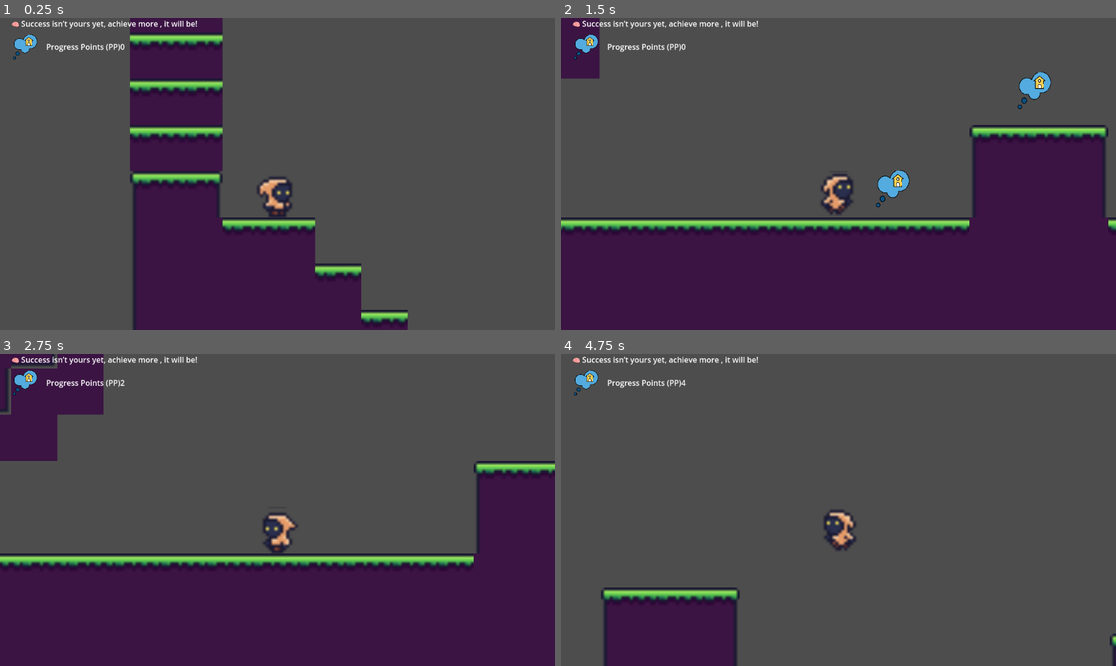
Above: before the commit, frames 1-4 (two rows, left to right).
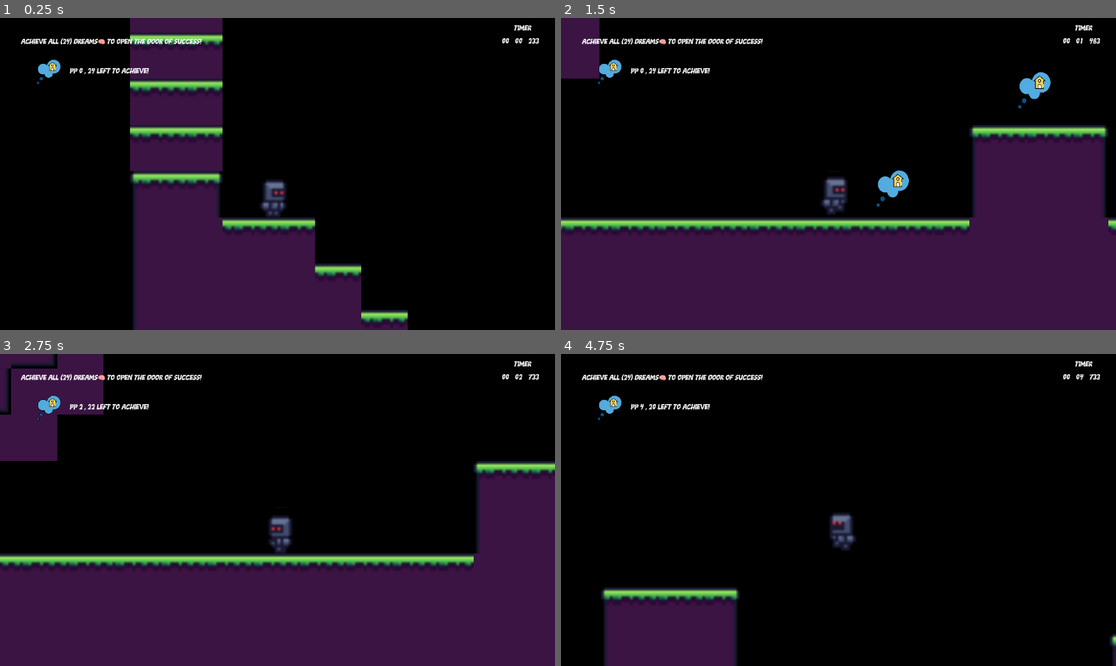
Above: after the commit, the same moments.

Repository: Muganwa-rogers/Dream-catcher
Game: Godot game, scene res://assets/Scenes/gameplay.tscn
Same seed, same stepped clock (60 frames per second), same inputs: the game is played once before the commit and once after it.
Inputs:
- Up to frame 1 (0.25 s): no input
- Up to frame 2 (1.5 s): tap Enter at 0.5 s; hold Right (move_right) from 0.53 s (still down); tap Up (jump) at 0.77 s
- Up to frame 3 (2.75 s): tap Up (jump) at 1.52 s; release Right (move_right) at 2.03 s; hold Left (move_left) from 2.03 s (still down)
- Up to frame 4 (4.75 s): release Left (move_left) at 2.78 s; hold Right (move_right) 2.78-4.28 s; tap Up (jump) at 3.02, 3.77, 4.52 s; hold Left (move_left) from 4.28 s (still down)

The runs differ from the first frame. In frame 1, 76% of the frame differs, in the area x 0-100%, y 0-100%; in frame 2, 55%; in frame 3, 56%; in frame 4, 94%.

Commit message:
10hr update

Diff:
--- a/assets/Scenes/Areas/area_1.tscn
+++ b/assets/Scenes/Areas/area_1.tscn
@@ -1,6 +1,7 @@
-[gd_scene load_steps=10 format=3 uid="uid://igj04kuyut4s"]
+[gd_scene load_steps=13 format=3 uid="uid://igj04kuyut4s"]
 
 [ext_resource type="PackedScene" uid="uid://cy3kygkkoavyd" path="res://assets/Scenes/Area_Functionality/area_template.tscn" id="1_ombtw"]
+[ext_resource type="Script" uid="uid://cqmh1fif1ggxn" path="res://assets/Scripts/area_1.gd" id="2_a8a26"]
 [ext_resource type="PackedScene" uid="uid://dk0igab3n2ani" path="res://assets/Scenes/large_movingplatform.tscn" id="2_ts3mw"]
 [ext_resource type="PackedScene" uid="uid://jh87piah53r4" path="res://assets/Scenes/dream.tscn" id="3_a8a26"]
 
@@ -46,7 +47,18 @@
 }
 point_count = 2
 
-[node name="Area2" instance=ExtResource("1_ombtw")]
+[sub_resource type="Curve2D" id="Curve2D_22e56"]
+resource_local_to_scene = true
+_data = {
+"points": PackedVector2Array(0, 0, 0, 0, 0, 0, 0, 0, 0, 0, 0, -48)
+}
+point_count = 2
+
+[sub_resource type="RectangleShape2D" id="RectangleShape2D_22e56"]
+size = Vector2(1174, 1304)
+
+[node name="Area1" instance=ExtResource("1_ombtw")]
+script = ExtResource("2_a8a26")
 
 [node name="PlayerStartPosition" parent="." index="0"]
 position = Vector2(93, -189)
@@ -57,7 +69,7 @@
 layer_1/tile_data = PackedInt32Array(65581, 65536, 0, 65582, 65536, 0, 65583, 65536, 0, 65584, 65536, 0)
 
 [node name="Area(exit)" parent="TileMap" index="2"]
-position = Vector2(888, -288)
+position = Vector2(877, -349)
 
 [node name="Large_movingplatform3" parent="Moving_platons" index="0" instance=ExtResource("2_ts3mw")]
 position = Vector2(368, -104)
@@ -82,6 +94,10 @@
 [node name="Large_movingplatform2" parent="Moving_platons" index="5" instance=ExtResource("2_ts3mw")]
 position = Vector2(493, 1)
 curve = SubResource("Curve2D_a8a26")
+
+[node name="Large_movingplatform7" parent="Moving_platons" index="6" instance=ExtResource("2_ts3mw")]
+position = Vector2(919, -260)
+curve = SubResource("Curve2D_22e56")
 
 [node name="Dream-pickup" parent="." index="3"]
 position = Vector2(193, -67)
@@ -157,3 +173,12 @@
 
 [node name="Dream24" parent="Dream-pickup" index="23" instance=ExtResource("3_a8a26")]
 position = Vector2(794, 44)
+
+[node name="KillZone" type="Area2D" parent="." index="4"]
+position = Vector2(306, 169)
+
+[node name="CollisionShape2D" type="CollisionShape2D" parent="KillZone" index="0"]
+position = Vector2(269, 634)
+shape = SubResource("RectangleShape2D_22e56")
+
+[connection signal="body_entered" from="KillZone" to="." method="_on_kill_zone_body_entered"]
--- a/assets/Scenes/Areas/area_2.tscn
+++ b/assets/Scenes/Areas/area_2.tscn
@@ -1,8 +1,10 @@
-[gd_scene load_steps=9 format=3 uid="uid://byrwhqgdleuav"]
+[gd_scene load_steps=12 format=3 uid="uid://byrwhqgdleuav"]
 
 [ext_resource type="PackedScene" uid="uid://cy3kygkkoavyd" path="res://assets/Scenes/Area_Functionality/area_template.tscn" id="1_o5th6"]
 [ext_resource type="PackedScene" uid="uid://dk0igab3n2ani" path="res://assets/Scenes/large_movingplatform.tscn" id="2_nra4i"]
+[ext_resource type="Script" uid="uid://dv7ykjbcehiux" path="res://assets/Scripts/area_2.gd" id="2_td6vx"]
 [ext_resource type="PackedScene" uid="uid://jh87piah53r4" path="res://assets/Scenes/dream.tscn" id="3_0d518"]
+[ext_resource type="Script" uid="uid://pymglqrtjc8k" path="res://assets/Scripts/area_exit.gd" id="5_d6vg0"]
 
 [sub_resource type="Curve2D" id="Curve2D_td6vx"]
 resource_local_to_scene = true
@@ -35,18 +37,23 @@
 [sub_resource type="Curve2D" id="Curve2D_gpljk"]
 resource_local_to_scene = true
 _data = {
-"points": PackedVector2Array(0, 0, 0, 0, 0, 0, 0, 0, 0, 0, 0, 0)
+"points": PackedVector2Array(0, 0, 0, 0, 2, 9, 0, 0, 0, 0, 7, -43)
 }
 point_count = 2
 
+[sub_resource type="RectangleShape2D" id="RectangleShape2D_td6vx"]
+size = Vector2(1295, 100)
+
 [node name="Area-Template" instance=ExtResource("1_o5th6")]
+script = ExtResource("2_td6vx")
 
 [node name="PlayerStartPosition" parent="." index="0"]
-position = Vector2(-52, -48)
+position = Vector2(-63, -48)
 
 [node name="TileMap" parent="." index="1"]
 position = Vector2(117, 1)
-layer_0/tile_data = PackedInt32Array(65534, 196608, 7, 65535 …(6002 unchanged characters)… , 851991, 131072, 5, 917527, 131072, 6, 917523, 196608, 7, 917524, 196608, 7, 1310746, 65536, 5, 1310747, 65536, 6, 12 …(3999 unchanged characters)…
+layer_0/tile_data = PackedInt32Array(65534, 196608, 7, 65535 …(6002 unchanged characters)… , 851991, 131072, 5, 917527, 131072, 6, 1310746, 65536, 5, 1310747, 65536, 6, 12 …(3999 unchanged characters)…
+layer_1/tile_data = PackedInt32Array(917523, 196608, 3, 917524, 196608, 3)
 
 [node name="Area(exit)" parent="TileMap" index="2"]
 position = Vector2(744, 327)
@@ -145,3 +152,14 @@
 
 [node name="Dream24" parent="Dream-pickup" index="23" instance=ExtResource("3_0d518")]
 position = Vector2(492, -19)
+
+[node name="KillZone" type="Area2D" parent="." index="4"]
+position = Vector2(415, 512)
+script = ExtResource("5_d6vg0")
+metadata/_custom_type_script = "uid://pymglqrtjc8k"
+
+[node name="CollisionShape2D" type="CollisionShape2D" parent="KillZone" index="0"]
+position = Vector2(14, 77)
+shape = SubResource("RectangleShape2D_td6vx")
+
+[connection signal="body_entered" from="KillZone" to="." method="_on_kill_zone_body_entered"]
--- a/assets/Scenes/UI/game_over.tscn
+++ b/assets/Scenes/UI/game_over.tscn
@@ -1,7 +1,39 @@
-[gd_scene load_steps=3 format=3 uid="uid://dpppblel2xbjy"]
+[gd_scene load_steps=8 format=3 uid="uid://dpppblel2xbjy"]
 
-[ext_resource type="Texture2D" uid="uid://cvsf5nk3ns8bf" path="res://assets/Scenes/Review/life.jpeg" id="1_fe61t"]
 [ext_resource type="Script" uid="uid://dw6kgpg5aq8ur" path="res://assets/Scripts/game_over.gd" id="1_y36ab"]
+[ext_resource type="FontFile" uid="uid://chwi5f5s0jx6o" path="res://assets/Fonts/breakdown_pg/Breakdown PG Bold.otf" id="2_ln0vh"]
+[ext_resource type="FontFile" uid="uid://bbgkv4e7cpqrk" path="res://assets/Fonts/breakdown_pg/Breakdown PG Italic.otf" id="3_0ajvt"]
+[ext_resource type="FontFile" uid="uid://djrt313ovpqgb" path="res://assets/Fonts/breakdown_pg/Breakdown PG.otf" id="4_yw8xn"]
+
+[sub_resource type="StyleBoxFlat" id="StyleBoxFlat_ln0vh"]
+bg_color = Color(0.6, 0.0980392, 0.6, 1)
+corner_radius_top_left = 18
+corner_radius_top_right = 16
+corner_radius_bottom_right = 16
+corner_radius_bottom_left = 16
+shadow_color = Color(0.6, 0.0980392, 0.6, 0.576471)
+shadow_size = 10
+shadow_offset = Vector2(0, 3.15)
+
+[sub_resource type="StyleBoxFlat" id="StyleBoxFlat_0ajvt"]
+bg_color = Color(0.6, 0.0980392, 0.6, 1)
+corner_radius_top_left = 18
+corner_radius_top_right = 16
+corner_radius_bottom_right = 16
+corner_radius_bottom_left = 16
+shadow_color = Color(0.6, 0.0980392, 0.6, 0.576471)
+shadow_size = 10
+shadow_offset = Vector2(0, 3.15)
+
+[sub_resource type="StyleBoxFlat" id="StyleBoxFlat_yw8xn"]
+bg_color = Color(0.6, 0.0980392, 0.6, 1)
+corner_radius_top_left = 18
+corner_radius_top_right = 16
+corner_radius_bottom_right = 16
+corner_radius_bottom_left = 16
+shadow_color = Color(0.6, 0.0980392, 0.6, 0.576471)
+shadow_size = 10
+shadow_offset = Vector2(0, 3.15)
 
 [node name="GameOver" type="Control"]
 layout_mode = 3
@@ -12,11 +44,6 @@
 grow_vertical = 2
 script = ExtResource("1_y36ab")
 
-[node name="Life" type="Sprite2D" parent="."]
-position = Vector2(576, 152)
-scale = Vector2(1.54891, 1.51359)
-texture = ExtResource("1_fe61t")
-
 [node name="GOLabel" type="Label" parent="."]
 layout_mode = 1
 anchors_preset = 8
@@ -24,14 +51,34 @@
 anchor_top = 0.5
 anchor_right = 0.5
 anchor_bottom = 0.5
-offset_left = -120.0
-offset_top = -4.0
-offset_right = 132.0
-offset_bottom = 63.0
+offset_left = -127.0
+offset_top = -112.0
+offset_right = 125.0
+offset_bottom = -45.0
 grow_horizontal = 2
 grow_vertical = 2
 theme_override_colors/font_color = Color(0.854902, 0.345098, 0.686275, 1)
 theme_override_colors/font_shadow_color = Color(1, 0.466667, 0.815686, 1)
+theme_override_fonts/font = ExtResource("2_ln0vh")
+theme_override_font_sizes/font_size = 97
+text = "DREAM CATHER"
+
+[node name="GOLabel2" type="Label" parent="."]
+layout_mode = 1
+anchors_preset = 8
+anchor_left = 0.5
+anchor_top = 0.5
+anchor_right = 0.5
+anchor_bottom = 0.5
+offset_left = -114.0
+offset_top = 48.0
+offset_right = 138.0
+offset_bottom = 115.0
+grow_horizontal = 2
+grow_vertical = 2
+theme_override_colors/font_color = Color(0.854902, 0.345098, 0.686275, 1)
+theme_override_colors/font_shadow_color = Color(1, 0.466667, 0.815686, 1)
+theme_override_fonts/font = ExtResource("3_0ajvt")
 theme_override_font_sizes/font_size = 48
 text = "Game over"
 
@@ -42,27 +89,36 @@
 anchor_top = 0.5
 anchor_right = 0.5
 anchor_bottom = 0.5
-offset_left = -96.0
-offset_top = 84.0
-offset_right = 117.0
-offset_bottom = 188.0
+offset_left = -146.0
+offset_top = 153.0
+offset_right = 175.0
+offset_bottom = 308.0
 grow_horizontal = 2
 grow_vertical = 2
 
+[node name="Quit" type="Button" parent="VBoxContainer"]
+layout_mode = 2
+theme_override_colors/font_outline_color = Color(0.976471, 0.662745, 0.854902, 1)
+theme_override_colors/font_color = Color(0.996078, 0.662745, 0.870588, 1)
+theme_override_fonts/font = ExtResource("4_yw8xn")
+theme_override_font_sizes/font_size = 30
+theme_override_styles/hover = SubResource("StyleBoxFlat_ln0vh")
+theme_override_styles/pressed = SubResource("StyleBoxFlat_0ajvt")
+theme_override_styles/normal = SubResource("StyleBoxFlat_yw8xn")
+text = "Quit Game"
+
 [node name="Restart" type="Button" parent="VBoxContainer"]
 layout_mode = 2
+size_flags_stretch_ratio = 5.3
 theme_override_colors/font_disabled_color = Color(1, 0.635294, 0.87451, 1)
 theme_override_colors/font_hover_pressed_color = Color(1, 0.176471, 0.721569, 1)
 theme_override_colors/font_hover_color = Color(0.996078, 0, 0.635294, 1)
 theme_override_colors/icon_disabled_color = Color(0.980392, 0.686275, 0.862745, 1)
 theme_override_colors/font_outline_color = Color(1, 1, 1, 1)
 theme_override_colors/font_color = Color(1, 0.662745, 0.886275, 1)
+theme_override_fonts/font = ExtResource("4_yw8xn")
 theme_override_font_sizes/font_size = 30
-text = "♻️ Restart"
-
-[node name="Quit" type="Button" parent="VBoxContainer"]
-layout_mode = 2
-theme_override_colors/font_outline_color = Color(0.976471, 0.662745, 0.854902, 1)
-theme_override_colors/font_color = Color(0.996078, 0.662745, 0.870588, 1)
-theme_override_font_sizes/font_size = 30
-text = "🛑 Quit Game"
+theme_override_styles/hover = SubResource("StyleBoxFlat_ln0vh")
+theme_override_styles/pressed = SubResource("StyleBoxFlat_0ajvt")
+theme_override_styles/normal = SubResource("StyleBoxFlat_yw8xn")
+text = "Restart"
--- a/assets/Scenes/UI/hud.tscn
+++ b/assets/Scenes/UI/hud.tscn
@@ -1,9 +1,10 @@
-[gd_scene load_steps=3 format=3 uid="uid://cgxj185lsjjn6"]
+[gd_scene load_steps=4 format=3 uid="uid://cgxj185lsjjn6"]
 
 [ext_resource type="Script" uid="uid://qvuxmqd3lgh2" path="res://assets/Scripts/hud.gd" id="1_5qicn"]
 [ext_resource type="Texture2D" uid="uid://ce07aem13k4q" path="res://assets/Sprites/dream-home.png" id="1_85wyh"]
+[ext_resource type="FontFile" uid="uid://bbgkv4e7cpqrk" path="res://assets/Fonts/breakdown_pg/Breakdown PG Italic.otf" id="3_5lb2a"]
 
-[node name="HUD" type="Control" node_paths=PackedStringArray("dream_label", "portal_label") groups=["hud"]]
+[node name="HUD" type="Control" node_paths=PackedStringArray("dream_label", "portal_label", "timer_label") groups=["hud"]]
 layout_mode = 3
 anchors_preset = 15
 anchor_right = 1.0
@@ -13,13 +14,14 @@
 script = ExtResource("1_5qicn")
 dream_label = NodePath("dreamTexture/dreamLabel")
 portal_label = NodePath("portalLabel")
+timer_label = NodePath("timerLabel")
 
 [node name="dreamTexture" type="TextureRect" parent="."]
 layout_mode = 1
-offset_left = 24.0
-offset_top = 32.0
-offset_right = 96.0
-offset_bottom = 88.0
+offset_left = 73.0
+offset_top = 84.0
+offset_right = 145.0
+offset_bottom = 140.0
 texture = ExtResource("1_85wyh")
 expand_mode = 1
 stretch_mode = 4
@@ -34,11 +36,40 @@
 offset_right = 126.0
 offset_bottom = 11.0
 grow_vertical = 2
+theme_override_fonts/font = ExtResource("3_5lb2a")
 text = "eXp:  00"
 
 [node name="portalLabel" type="Label" parent="."]
 layout_mode = 0
-offset_left = 24.0
-offset_right = 80.0
-offset_bottom = 23.0
+offset_left = 44.0
+offset_top = 39.0
+offset_right = 325.0
+offset_bottom = 62.0
+theme_override_fonts/font = ExtResource("3_5lb2a")
 text = "Near your Dreams Push past your limits....."
+
+[node name="Label" type="Label" parent="."]
+layout_mode = 1
+anchors_preset = 1
+anchor_left = 1.0
+anchor_right = 1.0
+offset_left = -85.0
+offset_top = 11.0
+offset_right = -40.0
+offset_bottom = 34.0
+grow_horizontal = 0
+theme_override_fonts/font = ExtResource("3_5lb2a")
+text = "Timer"
+
+[node name="timerLabel" type="Label" parent="."]
+layout_mode = 1
+anchors_preset = 1
+anchor_left = 1.0
+anchor_right = 1.0
+offset_left = -110.0
+offset_top = 38.0
+offset_right = -28.0
+offset_bottom = 61.0
+grow_horizontal = 0
+theme_override_fonts/font = ExtResource("3_5lb2a")
+text = "00 :00: 000"
--- /dev/null
+++ b/assets/Scenes/UI/main_menu.tscn
@@ -0,0 +1,102 @@
+[gd_scene load_steps=7 format=3 uid="uid://b8djr20js18i2"]
+
+[ext_resource type="Script" uid="uid://car6t88s4x2kt" path="res://assets/Scripts/main_menu.gd" id="1_d5rjg"]
+[ext_resource type="Texture2D" uid="uid://bkekdvb4x5ivy" path="res://bg-game.PNG" id="1_s54kd"]
+[ext_resource type="FontFile" uid="uid://djrt313ovpqgb" path="res://assets/Fonts/breakdown_pg/Breakdown PG.otf" id="2_d5rjg"]
+[ext_resource type="FontFile" uid="uid://chwi5f5s0jx6o" path="res://assets/Fonts/breakdown_pg/Breakdown PG Bold.otf" id="3_yi34u"]
+
+[sub_resource type="StyleBoxTexture" id="StyleBoxTexture_71mab"]
+texture = ExtResource("1_s54kd")
+modulate_color = Color(0.485703, 0.485704, 0.485703, 1)
+
+[sub_resource type="StyleBoxFlat" id="StyleBoxFlat_tptoc"]
+bg_color = Color(0.6, 0.0980392, 0.6, 1)
+corner_radius_top_left = 18
+corner_radius_top_right = 16
+corner_radius_bottom_right = 16
+corner_radius_bottom_left = 16
+shadow_color = Color(0.6, 0.0980392, 0.6, 0.576471)
+shadow_size = 10
+shadow_offset = Vector2(0, 3.15)
+
+[node name="MainMenu" type="Control" groups=["main_menu"]]
+layout_mode = 3
+anchors_preset = 15
+anchor_right = 1.0
+anchor_bottom = 1.0
+grow_horizontal = 2
+grow_vertical = 2
+script = ExtResource("1_d5rjg")
+
+[node name="Panel" type="Panel" parent="."]
+layout_mode = 1
+anchors_preset = 15
+anchor_right = 1.0
+anchor_bottom = 1.0
+offset_left = 40.0
+offset_top = 265.0
+offset_right = -608.0
+offset_bottom = -13.0
+grow_horizontal = 2
+grow_vertical = 2
+theme_override_styles/panel = SubResource("StyleBoxTexture_71mab")
+
+[node name="VBoxContainer" type="VBoxContainer" parent="."]
+layout_mode = 1
+anchors_preset = 8
+anchor_left = 0.5
+anchor_top = 0.5
+anchor_right = 0.5
+anchor_bottom = 0.5
+offset_left = 39.0
+offset_top = 19.0
+offset_right = 460.0
+offset_bottom = 263.0
+grow_horizontal = 2
+grow_vertical = 2
+theme_override_constants/separation = 30
+
+[node name="Play" type="Button" parent="VBoxContainer"]
+layout_mode = 2
+size_flags_vertical = 3
+theme_override_colors/font_color = Color(1, 1, 1, 1)
+theme_override_fonts/font = ExtResource("2_d5rjg")
+theme_override_font_sizes/font_size = 52
+theme_override_styles/hover = SubResource("StyleBoxFlat_tptoc")
+theme_override_styles/pressed = SubResource("StyleBoxFlat_tptoc")
+theme_override_styles/normal = SubResource("StyleBoxFlat_tptoc")
+text = "Play"
+
+[node name="Quit" type="Button" parent="VBoxContainer"]
+layout_mode = 2
+size_flags_vertical = 3
+theme_override_colors/font_color = Color(1, 1, 1, 1)
+theme_override_fonts/font = ExtResource("2_d5rjg")
+theme_override_font_sizes/font_size = 56
+theme_override_styles/hover = SubResource("StyleBoxFlat_tptoc")
+theme_override_styles/pressed = SubResource("StyleBoxFlat_tptoc")
+theme_override_styles/normal = SubResource("StyleBoxFlat_tptoc")
+text = "Quit"
+
+[node name="Game-name" type="Label" parent="."]
+layout_mode = 1
+anchors_preset = 8
+anchor_left = 0.5
+anchor_top = 0.5
+anchor_right = 0.5
+anchor_bottom = 0.5
+offset_left = -276.0
+offset_top = -233.0
+offset_right = 342.0
+offset_bottom = -113.0
+grow_horizontal = 2
+grow_vertical = 2
+theme_override_colors/font_color = Color(0.6, 0.0980392, 0.6, 1)
+theme_override_fonts/font = ExtResource("3_yi34u")
+theme_override_font_sizes/font_size = 100
+text = "DREAM CATHER"
+horizontal_alignment = 1
+vertical_alignment = 1
+
+[connection signal="pressed" from="VBoxContainer/Play" to="." method="_on_play_pressed"]
+[connection signal="pressed" from="VBoxContainer/Quit" to="." method="_on_quit_pressed"]
--- a/assets/Scenes/gameplay.tscn
+++ b/assets/Scenes/gameplay.tscn
@@ -1,7 +1,8 @@
-[gd_scene load_steps=3 format=3 uid="uid://2kx4dq6lnpur"]
+[gd_scene load_steps=4 format=3 uid="uid://2kx4dq6lnpur"]
 
 [ext_resource type="PackedScene" uid="uid://cgxj185lsjjn6" path="res://assets/Scenes/UI/hud.tscn" id="1_05ie8"]
 [ext_resource type="PackedScene" uid="uid://culeid0r6khlk" path="res://assets/Scenes/player.tscn" id="1_nwt3p"]
+[ext_resource type="PackedScene" uid="uid://3fea7gt4ieiw" path="res://assets/Scenes/timer.tscn" id="2_1sd36"]
 
 [node name="Gameplay" type="Node2D"]
 
@@ -9,6 +10,8 @@
 
 [node name="HUD" parent="CanvasLayer" instance=ExtResource("1_05ie8")]
 
+[node name="timer" parent="." instance=ExtResource("2_1sd36")]
+
 [node name="Player" parent="." instance=ExtResource("1_nwt3p")]
 
 [node name="Area" type="Node2D" parent="." groups=["area_container"]]
--- a/assets/Scenes/player.tscn
+++ b/assets/Scenes/player.tscn
@@ -99,10 +99,11 @@
 radius = 4.0
 height = 14.0
 
-[node name="Player" type="CharacterBody2D" groups=["player"]]
+[node name="Player" type="CharacterBody2D" node_paths=PackedStringArray("camera") groups=["player"]]
 collision_mask = 768
 script = ExtResource("1_qrc4i")
 speed = 5.0
+camera = NodePath("Camera2D")
 
 [node name="Camera2D" type="Camera2D" parent="."]
 offset = Vector2(0, -15)
--- /dev/null
+++ b/assets/Scenes/timer.tscn
@@ -0,0 +1,6 @@
+[gd_scene load_steps=2 format=3 uid="uid://3fea7gt4ieiw"]
+
+[ext_resource type="Script" uid="uid://buwuvy7f7vjlh" path="res://assets/Scripts/timer.gd" id="1_nyqmn"]
+
+[node name="timer" type="Node2D" groups=["timer"]]
+script = ExtResource("1_nyqmn")
--- /dev/null
+++ b/assets/Scripts/area_1.gd
@@ -0,0 +1,10 @@
+extends Node2D
+
+var player_died = false
+
+
+func _on_kill_zone_body_entered(body: Node2D) -> void:
+	player_died = true
+	#get_tree().change_scene_to_file("res://assets/Scenes/UI/game_over.tscn");
+	if body.is_in_group("player"):
+		GameManager.restart_game()
--- /dev/null
+++ b/assets/Scripts/area_2.gd
@@ -0,0 +1,17 @@
+extends Node2D
+
+#var player_died = false
+#
+#
+#func _on_kill_zone_body_entered(body: Node2D) -> void:
+	#player_died = true
+	#get_tree().change_scene_to_file("res://assets/Scenes/UI/game_over.tscn");
+
+var player_died = false;
+
+func _on_kill_zone_body_entered(body: Node2D) -> void:
+	player_died = true;
+	#var game_over_screen = load("res://assets/Scenes/UI/game_over.tscn").instantiate()
+	#add_child(game_over_screen)
+	if body.is_in_group("player"):
+		GameManager.restart_game()
--- a/assets/Scripts/area_exit.gd
+++ b/assets/Scripts/area_exit.gd
@@ -6,15 +6,19 @@
 var is_open = false;
 
 func _ready():
+	if not sprite:
+		sprite = $Sprite2D
 	Close();
 
 func Open():
 	is_open = true;
-	sprite.region_rect.position.x = 22;
+	if sprite :
+		sprite.region_rect.position.x = 22;
 
 func Close():
 	is_open = false;
-	sprite.region_rect.position.x = 0
+	if sprite:
+		sprite.region_rect.position.x = 0
 
 func _on_body_entered(body: Node2D):
 	if is_open == true && body is PlayerController:
--- a/assets/Scripts/game_manager.gd
+++ b/assets/Scripts/game_manager.gd
@@ -1,4 +1,6 @@
 extends Node
+
+signal area_started;
 
 var starting_area = 1;
 var current_area = 1;
@@ -8,16 +10,44 @@
 var area_container : Node2D
 var player : PlayerController;
 var hud : HUD
+var main_manu = main_menu
+
+var is_ready = false;
 
 func _ready():
+	#get_tree().change_scene_to_file("res://scenes/main_menu.tscn")
+	#main_manu = get_tree().get_first_node_in_group("main_menu")
+	#get_tree().paused = true
+
+	#if is_ready:
 	hud = get_tree().get_first_node_in_group("hud")
 	area_container = get_tree().get_first_node_in_group("area_container");
 	player = get_tree().get_first_node_in_group("player")
+
+	#current_area = starting_area
 	load_area(starting_area);
 
 func next_area():
 	current_area += 1;
 	load_area(current_area);
+
+func restart_game():
+	#current_area = starting_area
+	dream = 0
+	reset_dreams()
+
+	# Remove any existing area children
+	for child in area_container.get_children():
+		child.queue_free()
+	#current_area = starting_area;
+
+	load_area(current_area)
+
+	# Reset player position and any other state
+	var player_start_position = get_tree().get_first_node_in_group("player_start_position") as Node2D
+	if player_start_position:
+		player.teleport_to_location(player_start_position.position)
+
 
 func load_area(area_number):
 
@@ -41,7 +71,8 @@
 
 	var player_start_position = get_tree().get_first_node_in_group("player_start_position") as Node2D;
 	player.teleport_to_location(player_start_position.position)
-	#
+	area_started.emit()
+
 func add_dream():
 	dream += 1;
 	hud.update_dream_label(dream);
--- a/assets/Scripts/game_over.gd
+++ b/assets/Scripts/game_over.gd
@@ -5,8 +5,14 @@
 	$VBoxContainer/Quit.pressed.connect(_on_quit_pressed)
 	$VBoxContainer/Restart.pressed.connect(_on_restart_pressed)
 
+
 func _on_restart_pressed():
-	get_tree().change_scene_to_file("res://assets/Scenes/gameplay.tscn")
-
+	#GameManager.next_area()
+	#get_tree().paused = false
+	#$GameplayCamera.current = false
+	get_tree().reload_current_scene();
+	#var game_over_screen = load("res://assets/Scripts/area_1.gd").instantiate()
+	#add_child(game_over_screen)
+	#
 func _on_quit_pressed():
 	get_tree().quit()
--- a/assets/Scripts/hud.gd
+++ b/assets/Scripts/hud.gd
@@ -1,14 +1,29 @@
 extends Control
-
 class_name HUD;
 
 @export var dream_label : Label;
 @export var portal_label : Label;
+@export var timer_label : Label;
+
+var timer : timer
+
+func _ready() -> void:
+	timer = get_tree().get_first_node_in_group("timer");
+
+func _process(delta: float) -> void:
+	update_timer_label();
+
+func update_timer_label():
+	timer_label.text = timer.time_to_string();
 
 func update_dream_label(number: int):
-	dream_label.text = "Progress Points (PP)" + str(number)
+	var left = 24 - number
+	var text_value = "PP %d , %d left to achieve!" % [number, left]
+	dream_label.text = text_value
 
 func portal_opened():
-	portal_label.text = "✨	Success unlocked. You made it happen!";
+	portal_label.text = "✨	SUCCESS DOORS IS unlocked. You made it happen!";
+	portal_label.add_theme_color_override("font_color", Color(1, 0.84, 0, 1))
+
 func portal_closed():
-	portal_label.text = "🧠 Success isn’t yours yet, achieve more , it will be!"
+	portal_label.text = "Achieve all (24) dreams🧠 to open The door of SUCCESS!"
--- /dev/null
+++ b/assets/Scripts/main_menu.gd
@@ -0,0 +1,10 @@
+extends Control
+
+class_name main_menu;
+
+func _on_play_pressed() -> void:
+	get_tree().change_scene_to_file("res://assets/Scenes/gameplay.tscn");
+	#GameManager.is_ready = true;
+
+func _on_quit_pressed() -> void:
+	get_tree().quit();
--- a/assets/Scripts/player_controller.gd
+++ b/assets/Scripts/player_controller.gd
@@ -3,7 +3,7 @@
 
 @export var speed = 10.0;
 @export var jump_power = 10.0;
-
+@export var camera : Camera2D;
 
 #const SPEED = 300.0
 #const JUMP_VELOCITY = -400.0
@@ -41,4 +41,6 @@
 	move_and_slide()
 
 func teleport_to_location(new_location):
+	camera.position_smoothing_enabled = false;
 	position = new_location
+	camera.reset_smoothing();
--- /dev/null
+++ b/assets/Scripts/timer.gd
@@ -0,0 +1,25 @@
+extends Node
+
+class_name timer;
+
+var time = 0.0;
+var stopped = false;
+
+func _process(delta: float) -> void:
+	if stopped:
+		return
+
+	time += delta
+
+func reset_timer():
+	time = 0.0;
+func _ready():
+	GameManager.area_started.connect(reset_timer)
+
+func time_to_string() -> String:
+	var msec = fmod(time, 1) * 1000;
+	var sec = fmod(time, 60);
+	var min = time / 60;
+	var format_string = "%02d : %02d : %02d";
+	var actual_string = format_string % [min, sec, msec];
+	return actual_string
--- a/project.godot
+++ b/project.godot
@@ -56,3 +56,7 @@
 2d_physics/layer_9="ground"
 2d_physics/layer_10="oneway_ground"
 2d_physics/layer_17="transitions"
+
+[rendering]
+
+environment/defaults/default_clear_color=Color(0, 0, 0, 1)
Binary file added: assets/Fonts/black_monster/BLACK MONSTER .ttf
Not shown, added: assets/Fonts/black_monster/BLACK MONSTER .ttf.import
Binary file added: assets/Fonts/black_monster/BLACKMONSTER.png
Not shown, added: assets/Fonts/black_monster/BLACKMONSTER.png.import
Not shown, added: assets/Fonts/black_monster/read me BLACK MONSTER.txt
Binary file added: assets/Fonts/breakdown_pg/Breakdown PG Bold.otf
Not shown, added: assets/Fonts/breakdown_pg/Breakdown PG Bold.otf.import
Binary file added: assets/Fonts/breakdown_pg/Breakdown PG Italic.otf
Not shown, added: assets/Fonts/breakdown_pg/Breakdown PG Italic.otf.import
Not shown, added: assets/Fonts/breakdown_pg/Breakdown PG.otf.import
Binary file added: assets/Fonts/breakdown_pg/breakdown_preview.png
Not shown, added: assets/Fonts/breakdown_pg/breakdown_preview.png.import
(and 86 more such lines)
